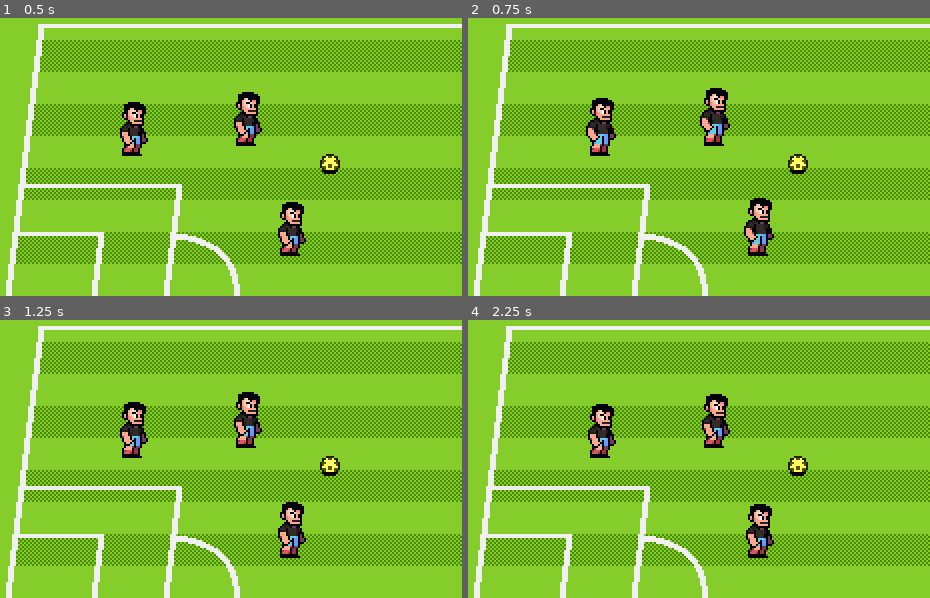
Above: before the commit, frames 1-4 (two rows, left to right).
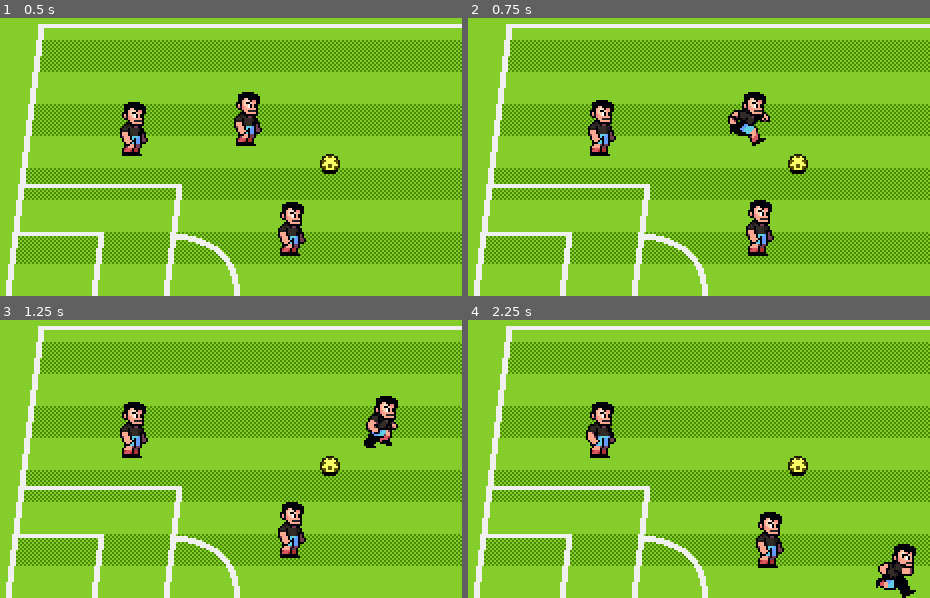
Above: after the commit, the same moments.

Repository: v2singer/soccer-game-demo
Game: Godot game, scene res://scenes/world.tscn
The game is run twice, just before and just after one commit, with the same random seed, the same clock (stepped at 60 frames per second) and the same inputs.
Inputs:
- Up to frame 1 (0.5 s): no input
- Up to frame 2 (0.75 s): hold D (p1_right) from 0.53 s (still down); tap F (p1_pass) at 0.6 s
- Up to frame 3 (1.25 s): keep holding D (p1_right)
- Up to frame 4 (2.25 s): release D (p1_right) at 1.28 s; hold S (p1_down) 1.28-2.03 s; tap G (p1_shoot) at 1.35 s; hold D (p1_right) from 2.03 s (still down); tap , (p2_down) at 2.1 s

Frame 1 is identical in both runs. In frame 2, 2.7% of the frame differs, in the area x 25-67%, y 25-82%; in frame 3, 1.9%; in frame 4, 3.7%, in the area x 25-97%, y 26-100%.
Error before the commit: Parse Error: Cannot find member "PREP_SHOOT" in base "Player.State". (res://scenes/characters/player_state_factory.gd:9)

Commit message:
add shot

Diff:
--- a/scenes/balls/ball_states/ball_state_carried.gd
+++ b/scenes/balls/ball_states/ball_state_carried.gd
@@ -9,24 +9,24 @@
 var drible_time = 0.0
 
 func _enter_tree() -> void:
-    assert(carrier != null)
+	assert(carrier != null)
 
 func _process(delta: float) -> void:
-    var vx := 0.0
+	var vx := 0.0
 
-    drible_time += delta
+	drible_time += delta
 
-    if carrier.velocity != Vector2.ZERO:
-        if carrier.velocity.x != 0:
-            vc = cos(drible_time * DRIBBLE_FREQUENCY) * DRIBBLE_INTENSITY
-        if carrier.heading.x >= 0:
-            animation_player.play("roll")
-            animation_player.advance(0)
-        else:
-            animation_player.play_backwards("roll")
-            animation_player.advance(0)
-    else:
-        animation_player.play("idle")
+	if carrier.velocity != Vector2.ZERO:
+		if carrier.velocity.x != 0:
+			vx = cos(drible_time * DRIBBLE_FREQUENCY) * DRIBBLE_INTENSITY
+		if carrier.heading.x >= 0:
+			animation_player.play("roll")
+			animation_player.advance(0)
+		else:
+			animation_player.play_backwards("roll")
+			animation_player.advance(0)
+	else:
+		animation_player.play("idle")
 
-    ball.position = carrier.position + Vector2(
-        vx + carrier.heading.x * OFFSET_FROM_PLAYER.x, OFFSET_FROM_PLAYER.y)
+	ball.position = carrier.position + Vector2(
+		vx + carrier.heading.x * OFFSET_FROM_PLAYER.x, OFFSET_FROM_PLAYER.y)
--- a/scenes/balls/ball_states/ball_state_freeform.gd
+++ b/scenes/balls/ball_states/ball_state_freeform.gd
@@ -3,8 +3,8 @@
 
 
 func _enter_tree() -> void:
-    player_detection_area.body_entered.connect(on_player_enter.bind())
+	player_detection_area.body_entered.connect(on_player_enter.bind())
 
 func on_player_enter(body: Player) -> void:
-    ball.carrier = body
-    state_transition_requested.emit(Ball.State.CARRIED)
+	ball.carrier = body
+	state_transition_requested.emit(Ball.State.CARRIED)
--- a/scenes/characters/character_states/player_state_moving.gd
+++ b/scenes/characters/character_states/player_state_moving.gd
@@ -16,5 +16,7 @@
 	var direction := KeyUtils.get_input_vector(player.control_schema)
 	player.velocity = direction * player.speed
 
-	if player.velocity != Vector2.ZERO and KeyUtils.is_action_just_pressed(player.control_schema, KeyUtils.Action.SHOOT):
-		state_transition_requested.emit(Player.State.TACKLING)
+	if player.has_ball() and KeyUtils.is_action_just_pressed(player.control_schema, KeyUtils.Action.SHOOT):
+		state_transition_requested.emit(Player.State.PREP_SHOOT)
+	#if player.velocity != Vector2.ZERO and KeyUtils.is_action_just_pressed(player.control_schema, KeyUtils.Action.SHOOT):
+	#	state_transition_requested.emit(Player.State.TACKLING)
--- a/scenes/characters/character_states/player_state_prep_shoot.gd
+++ b/scenes/characters/character_states/player_state_prep_shoot.gd
@@ -1,14 +1,24 @@
 class_name PlayerStatePrepShoot
 extends PlayerState
 
+
 const DURATION_MAX_BOUNS := 1000.0
+const EASE_REWARD_FACTOR := 2.0
 
+var shot_direction := Vector2.ZERO
 var time_start_shot := Time.get_ticks_msec()
 
 func _enter_tree() -> void:
+	print("enter play prep_kick and velocity zero")
 	animation_player.play("prep_kick")
 	player.velocity = Vector2.ZERO
 
 func _process(delta: float) -> void:
+	shot_direction += KeyUtils.get_input_vector(player.control_schema) * delta
 	if KeyUtils.is_action_just_pressed(player.control_schema, KeyUtils.Action.SHOOT):
-		var duration_press = clampf(Time.get_ticks_msec() - time_start_shot, 0.0, DURATION_MAX_BOUNS)
+		var duration_press := clampf(Time.get_ticks_msec() - time_start_shot, 0.0, DURATION_MAX_BOUNS)
+		var ease_time := duration_press / DURATION_MAX_BOUNS
+		var bonus := ease(ease_time, EASE_REWARD_FACTOR)
+		var shot_power := player.power * (1 + bonus)
+		shot_direction = shot_direction.normalized()
+		print(shot_power, shot_direction)
--- a/scenes/characters/player.gd
+++ b/scenes/characters/player.gd
@@ -4,9 +4,11 @@
 const DURATION_TACKLE := 200
 
 enum ControlSchema{CPU, P1, P2}
-enum State {MOVING, TACKLING, RECOVERING}
+enum State {MOVING, TACKLING, RECOVERING, PREP_SHOOT, SHOOTING}
 
+@export var ball : Ball
 @export var control_schema : ControlSchema
+@export var power : float
 @export var speed : float
 
 @onready var animation_player : AnimationPlayer = %AnimationPlayer
@@ -56,3 +58,6 @@
 		player_sprite.flip_h = false
 	elif heading == Vector2.LEFT:
 		player_sprite.flip_h = true
+
+func has_ball() -> bool:
+	return ball.carrier == self
--- a/scenes/characters/player.tscn
+++ b/scenes/characters/player.tscn
@@ -34,6 +34,23 @@
 "transitions": PackedFloat32Array(1, 1, 1, 1),
 "update": 1,
 "values": [0, 1, 2, 3]
+}
+
+[sub_resource type="Animation" id="Animation_6eyoc"]
+resource_name = "kick"
+length = 0.15
+step = 0.05
+tracks/0/type = "value"
+tracks/0/imported = false
+tracks/0/enabled = true
+tracks/0/path = NodePath("PlayerSprite:frame")
+tracks/0/interp = 1
+tracks/0/loop_wrap = true
+tracks/0/keys = {
+"times": PackedFloat32Array(0, 0.05, 0.1),
+"transitions": PackedFloat32Array(1, 1, 1),
+"update": 1,
+"values": [49, 50, 51]
 }
 
 [sub_resource type="Animation" id="Animation_atpat"]
@@ -91,7 +108,7 @@
 }
 
 [sub_resource type="Animation" id="Animation_kqtwu"]
-resource_name = "pre_kick"
+resource_name = "prep_kick"
 length = 0.1
 loop_mode = 1
 step = 0.1
@@ -108,29 +125,12 @@
 "values": [48]
 }
 
-[sub_resource type="Animation" id="Animation_6eyoc"]
-resource_name = "kick"
-length = 0.15
-step = 0.05
-tracks/0/type = "value"
-tracks/0/imported = false
-tracks/0/enabled = true
-tracks/0/path = NodePath("PlayerSprite:frame")
-tracks/0/interp = 1
-tracks/0/loop_wrap = true
-tracks/0/keys = {
-"times": PackedFloat32Array(0, 0.05, 0.1),
-"transitions": PackedFloat32Array(1, 1, 1),
-"update": 1,
-"values": [49, 50, 51]
-}
-
 [sub_resource type="AnimationLibrary" id="AnimationLibrary_76oj4"]
 _data = {
 &"RESET": SubResource("Animation_yewv4"),
 &"idle": SubResource("Animation_rp718"),
 &"kick": SubResource("Animation_6eyoc"),
-&"pre_kick": SubResource("Animation_kqtwu"),
+&"prep_kick": SubResource("Animation_kqtwu"),
 &"recover": SubResource("Animation_atpat"),
 &"run": SubResource("Animation_76oj4"),
 &"tackle": SubResource("Animation_dyp2m")
--- a/scenes/characters/player_state_factory.gd
+++ b/scenes/characters/player_state_factory.gd
@@ -4,15 +4,15 @@
 var states : Dictionary
 
 func _init() -> void:
-    states = {
-        Player.State.MOVING: PlayerStateMoving,
-        Player.State.PREP_SHOOT: PlyerStatePrepShoot,
-        Player.State.RECOVERING: PlayerStateRecovering,
-        Player.State.SHOOTING: PlayerStateShooting,
-        Player.State.TACKLING: PlayerStateTackling,
-    }
+	states = {
+		Player.State.MOVING: PlayerStateMoving,
+		Player.State.PREP_SHOOT: PlayerStatePrepShoot,
+		Player.State.RECOVERING: PlayerStateRecovering,
+		Player.State.SHOOTING: PlayerStateShooting,
+		Player.State.TACKLING: PlayerStateTackling,
+	}
 
 func get_fresh_state(state: Player.State) -> PlayerState:
-    assert(states.has(state), "states doesn't exists!")
+	assert(states.has(state), "states doesn't exists!")
 
-    return states.get(state).new()
+	return states.get(state).new()
--- a/scenes/world.tscn
+++ b/scenes/world.tscn
@@ -28,15 +28,18 @@
 [node name="ActorsContainer" type="Node2D" parent="."]
 y_sort_enabled = true
 
-[node name="Player" parent="ActorsContainer" instance=ExtResource("4_k0juu")]
+[node name="Player" parent="ActorsContainer" node_paths=PackedStringArray("ball") instance=ExtResource("4_k0juu")]
 position = Vector2(173, 105)
+ball = NodePath("../Ball")
 
-[node name="Player2" parent="ActorsContainer" instance=ExtResource("4_k0juu")]
+[node name="Player2" parent="ActorsContainer" node_paths=PackedStringArray("ball") instance=ExtResource("4_k0juu")]
 position = Vector2(195, 160)
+ball = NodePath("../Ball")
 control_schema = 2
 
-[node name="Player3" parent="ActorsContainer" instance=ExtResource("4_k0juu")]
+[node name="Player3" parent="ActorsContainer" node_paths=PackedStringArray("ball") instance=ExtResource("4_k0juu")]
 position = Vector2(116, 110)
+ball = NodePath("../Ball")
 control_schema = 0
 
 [node name="Ball" parent="ActorsContainer" instance=ExtResource("5_71j4m")]
